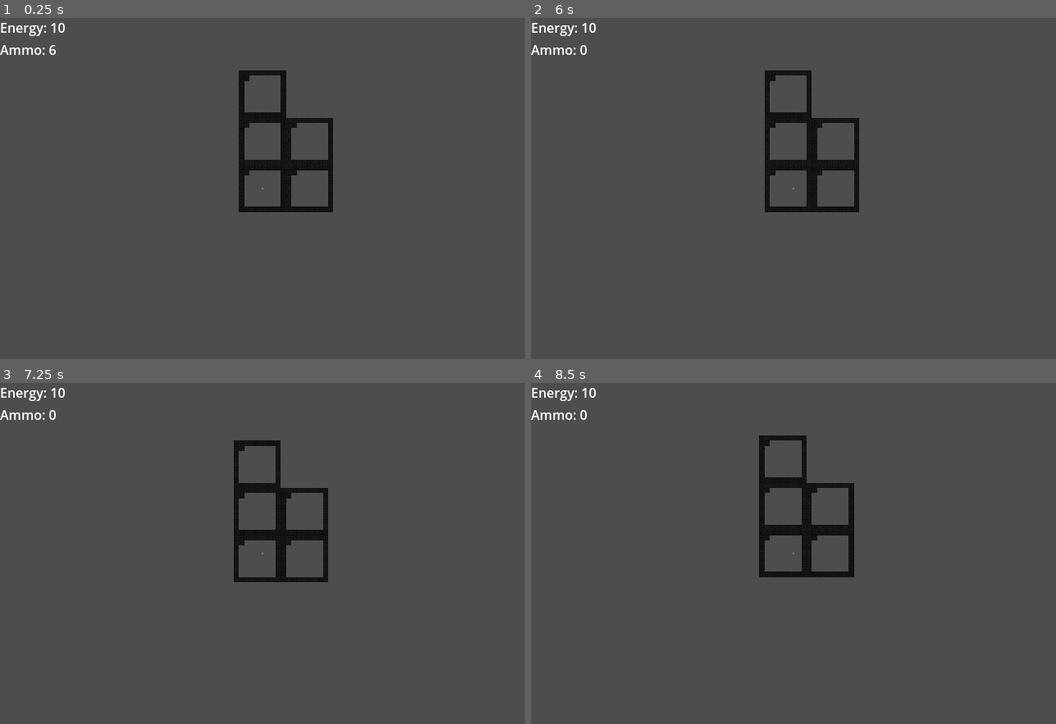
Above: before the commit, frames 1-4 (two rows, left to right).
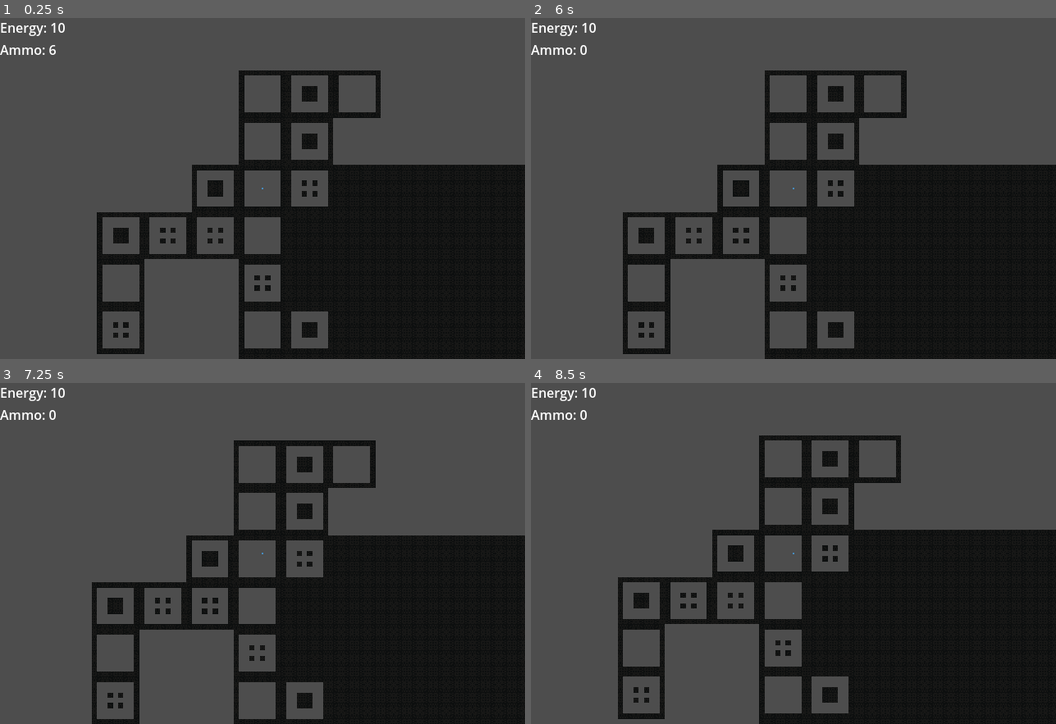
Above: after the commit, the same moments.

Repository: MaxMph/Hullbreak
Game: Godot game, scene res://map_gen_3.tscn
Two runs of this game, one before a commit and one after it. Both use one fixed random seed, a clock stepped at 60 frames per second and the inputs below. This scene is started directly instead of the project's main scene. The engine's default icon, where the game draws it, is replaced by a stand-in: a white triangle on a blue panel in a dark square.
Inputs:
- Up to frame 1 (0.25 s): no input
- Up to frame 2 (6 s): tap Enter (ui_accept) at 0.5, 0.77, 1.25, 1.52, 2, 2.75, 3.02, 3.5, 3.77, 4.25, 4.52 s; hold Right (ui_right) 0.53-1.28 s; hold Down (ui_down) 1.28-2.03 s; hold Right (ui_right) 2.03-2.78 s; hold Up (ui_up) 2.78-3.53 s; hold Left (ui_left) 3.53-5.03 s; hold Down (ui_down) 5.03-5.78 s; hold Right (ui_right) from 5.78 s (still down)
- Up to frame 3 (7.25 s): tap Enter (ui_accept) at 6.02, 6.77 s; release Right (ui_right) at 6.53 s; hold Up (ui_up) from 6.53 s (still down)
- Up to frame 4 (8.5 s): release Up (ui_up) at 7.28 s; hold Right (ui_right) 7.28-8.03 s; tap Enter (ui_accept) at 7.52 s; hold Down (ui_down) from 8.03 s (still down)

The runs differ from the first frame. In frame 1, 31% of the frame differs, in the area x 18-100%, y 15-100%; in frame 2, 31%; in frame 3, 30%; in frame 4, 32%, in the area x 16-100%, y 15-100%.

Commit message:
day 6

Diff:
--- a/hullbreak/map_gen_3.gd
+++ b/hullbreak/map_gen_3.gd
@@ -3,19 +3,39 @@
 @export var rooms: Dictionary = {
 	"homeroom": preload("res://rooms/home_room.tscn"),
 	"basic": preload("res://rooms/room_1.tscn"),
+	"fill": preload("res://rooms/filled_room.tscn"),
 }
 
+@export var rooms_array: Array = [preload("res://rooms/room_1.tscn"), preload("res://rooms/room_2.tscn"), preload("res://rooms/room_3.tscn")]
+
 @export var cell_size = 9
-@export var cells = 6
+@export var max_cells = 6
+@export var cells = 0
 @export var used_cells = []
-@export var bounds = 100
+@export var bounds = 20
 
 var cur_cell = Vector2(0, 0)
 
 func _ready() -> void:
-	#add_child(rooms["homeroom"].instantiate())
-	add_room(Vector2(0, 0))
-	for i in range(0, 4):
+	add_child(rooms["homeroom"].instantiate())
+	#add_room(Vector2(0, 0))
+	used_cells.append(Vector2(0, 0))
+	cur_cell = Vector2(0, 0)
+	get_next_room()
+	cur_cell = Vector2.ZERO
+	cells = 0
+	get_next_room()
+	cur_cell = Vector2.ZERO
+	cells = 0
+	get_next_room()
+
+	fill()
+
+func _process(delta: float) -> void:
+	pass
+
+func get_next_room():
+	while cells < max_cells:
 		#add_room(Vector2(0, i))
 		var goodcell = true
 		var nextcell = cur_cell + rand_dir()
@@ -25,14 +45,12 @@
 				goodcell = false
 		if goodcell == true:
 			add_room(nextcell)
+			cells += 1
 
-	fill()
-
-func _process(delta: float) -> void:
-	pass
 
 func add_room(cell):
-	var new_room = rooms["basic"].instantiate()
+	#var new_room = rooms["basic"].instantiate()
+	var new_room = rooms_array[randi_range(0, rooms_array.size() - 1)].instantiate()
 	new_room.global_position = cell2pos(cell)
 	add_child(new_room)
 	used_cells.append(cell)
@@ -59,4 +77,17 @@
 			return Vector2(-1, 0)
 
 func fill():
-	pass
+	for x in range(bounds):
+		for y in range(bounds):
+			if check_cell(Vector2(x, y)) == false:
+				var newroom = rooms["fill"].instantiate()
+				newroom.global_position = cell2pos(Vector2(x, y))
+				add_child(newroom)
+				used_cells.append(Vector2(x, y))
+
+func check_cell(cell):
+	#var usable = true
+	for i in used_cells:
+		if i == cell:
+			return true
+	return false
--- /dev/null
+++ b/hullbreak/rooms/filled_room.tscn
@@ -0,0 +1,247 @@
+[gd_scene load_steps=2 format=3 uid="uid://dx0a8tlbb3i21"]
+
+[ext_resource type="PackedScene" uid="uid://wacbdktu856o" path="res://scripts/wall.tscn" id="1_g42tb"]
+
+[node name="room 1" type="Node2D"]
+
+[node name="wall7" parent="." instance=ExtResource("1_g42tb")]
+position = Vector2(-128, -128)
+
+[node name="wall8" parent="." instance=ExtResource("1_g42tb")]
+position = Vector2(-128, 128)
+
+[node name="wall25" parent="." instance=ExtResource("1_g42tb")]
+position = Vector2(-96, -128)
+
+[node name="wall26" parent="." instance=ExtResource("1_g42tb")]
+position = Vector2(-96, 128)
+
+[node name="wall27" parent="." instance=ExtResource("1_g42tb")]
+position = Vector2(-64, -128)
+
+[node name="wall28" parent="." instance=ExtResource("1_g42tb")]
+position = Vector2(-64, 128)
+
+[node name="wall29" parent="." instance=ExtResource("1_g42tb")]
+position = Vector2(-32, -128)
+
+[node name="wall30" parent="." instance=ExtResource("1_g42tb")]
+position = Vector2(-32, 128)
+
+[node name="wall31" parent="." instance=ExtResource("1_g42tb")]
+position = Vector2(32, -128)
+
+[node name="wall32" parent="." instance=ExtResource("1_g42tb")]
+position = Vector2(32, 128)
+
+[node name="wall33" parent="." instance=ExtResource("1_g42tb")]
+position = Vector2(64, -128)
+
+[node name="wall34" parent="." instance=ExtResource("1_g42tb")]
+position = Vector2(64, 128)
+
+[node name="wall35" parent="." instance=ExtResource("1_g42tb")]
+position = Vector2(96, -128)
+
+[node name="wall36" parent="." instance=ExtResource("1_g42tb")]
+position = Vector2(96, 128)
+
+[node name="wall9" parent="." instance=ExtResource("1_g42tb")]
+position = Vector2(128, -128)
+
+[node name="wall13" parent="." instance=ExtResource("1_g42tb")]
+position = Vector2(-128, -96)
+
+[node name="wall14" parent="." instance=ExtResource("1_g42tb")]
+position = Vector2(128, -96)
+
+[node name="wall15" parent="." instance=ExtResource("1_g42tb")]
+position = Vector2(-128, -64)
+
+[node name="wall16" parent="." instance=ExtResource("1_g42tb")]
+position = Vector2(128, -64)
+
+[node name="wall17" parent="." instance=ExtResource("1_g42tb")]
+position = Vector2(-128, -32)
+
+[node name="wall18" parent="." instance=ExtResource("1_g42tb")]
+position = Vector2(128, -32)
+
+[node name="wall19" parent="." instance=ExtResource("1_g42tb")]
+position = Vector2(-128, 32)
+
+[node name="wall20" parent="." instance=ExtResource("1_g42tb")]
+position = Vector2(128, 32)
+
+[node name="wall21" parent="." instance=ExtResource("1_g42tb")]
+position = Vector2(-128, 64)
+
+[node name="wall22" parent="." instance=ExtResource("1_g42tb")]
+position = Vector2(128, 64)
+
+[node name="wall23" parent="." instance=ExtResource("1_g42tb")]
+position = Vector2(-128, 96)
+
+[node name="wall24" parent="." instance=ExtResource("1_g42tb")]
+position = Vector2(128, 96)
+
+[node name="wall10" parent="." instance=ExtResource("1_g42tb")]
+position = Vector2(128, 128)
+
+[node name="wall11" parent="." instance=ExtResource("1_g42tb")]
+position = Vector2(0, -128)
+
+[node name="wall37" parent="." instance=ExtResource("1_g42tb")]
+position = Vector2(-96, -96)
+
+[node name="wall38" parent="." instance=ExtResource("1_g42tb")]
+position = Vector2(-64, -96)
+
+[node name="wall39" parent="." instance=ExtResource("1_g42tb")]
+position = Vector2(-32, -96)
+
+[node name="wall40" parent="." instance=ExtResource("1_g42tb")]
+position = Vector2(32, -96)
+
+[node name="wall41" parent="." instance=ExtResource("1_g42tb")]
+position = Vector2(64, -96)
+
+[node name="wall42" parent="." instance=ExtResource("1_g42tb")]
+position = Vector2(96, -96)
+
+[node name="wall43" parent="." instance=ExtResource("1_g42tb")]
+position = Vector2(0, -96)
+
+[node name="wall44" parent="." instance=ExtResource("1_g42tb")]
+position = Vector2(-96, -64)
+
+[node name="wall45" parent="." instance=ExtResource("1_g42tb")]
+position = Vector2(-64, -64)
+
+[node name="wall46" parent="." instance=ExtResource("1_g42tb")]
+position = Vector2(-32, -64)
+
+[node name="wall47" parent="." instance=ExtResource("1_g42tb")]
+position = Vector2(32, -64)
+
+[node name="wall48" parent="." instance=ExtResource("1_g42tb")]
+position = Vector2(64, -64)
+
+[node name="wall49" parent="." instance=ExtResource("1_g42tb")]
+position = Vector2(96, -64)
+
+[node name="wall50" parent="." instance=ExtResource("1_g42tb")]
+position = Vector2(0, -64)
+
+[node name="wall51" parent="." instance=ExtResource("1_g42tb")]
+position = Vector2(-96, -32)
+
+[node name="wall52" parent="." instance=ExtResource("1_g42tb")]
+position = Vector2(-64, -32)
+
+[node name="wall53" parent="." instance=ExtResource("1_g42tb")]
+position = Vector2(-32, -32)
+
+[node name="wall54" parent="." instance=ExtResource("1_g42tb")]
+position = Vector2(32, -32)
+
+[node name="wall55" parent="." instance=ExtResource("1_g42tb")]
+position = Vector2(64, -32)
+
+[node name="wall56" parent="." instance=ExtResource("1_g42tb")]
+position = Vector2(96, -32)
+
+[node name="wall57" parent="." instance=ExtResource("1_g42tb")]
+position = Vector2(0, -32)
+
+[node name="wall58" parent="." instance=ExtResource("1_g42tb")]
+position = Vector2(-96, 0)
+
+[node name="wall59" parent="." instance=ExtResource("1_g42tb")]
+position = Vector2(-64, 0)
+
+[node name="wall60" parent="." instance=ExtResource("1_g42tb")]
+position = Vector2(-32, 0)
+
+[node name="wall61" parent="." instance=ExtResource("1_g42tb")]
+position = Vector2(32, 0)
+
+[node name="wall62" parent="." instance=ExtResource("1_g42tb")]
+position = Vector2(64, 0)
+
+[node name="wall63" parent="." instance=ExtResource("1_g42tb")]
+position = Vector2(96, 0)
+
+[node name="wall64" parent="." instance=ExtResource("1_g42tb")]
+
+[node name="wall65" parent="." instance=ExtResource("1_g42tb")]
+position = Vector2(-96, 32)
+
+[node name="wall66" parent="." instance=ExtResource("1_g42tb")]
+position = Vector2(-64, 32)
+
+[node name="wall67" parent="." instance=ExtResource("1_g42tb")]
+position = Vector2(-32, 32)
+
+[node name="wall68" parent="." instance=ExtResource("1_g42tb")]
+position = Vector2(32, 32)
+
+[node name="wall69" parent="." instance=ExtResource("1_g42tb")]
+position = Vector2(64, 32)
+
+[node name="wall70" parent="." instance=ExtResource("1_g42tb")]
+position = Vector2(96, 32)
+
+[node name="wall71" parent="." instance=ExtResource("1_g42tb")]
+position = Vector2(0, 32)
+
+[node name="wall72" parent="." instance=ExtResource("1_g42tb")]
+position = Vector2(-96, 64)
+
+[node name="wall73" parent="." instance=ExtResource("1_g42tb")]
+position = Vector2(-64, 64)
+
+[node name="wall74" parent="." instance=ExtResource("1_g42tb")]
+position = Vector2(-32, 64)
+
+[node name="wall75" parent="." instance=ExtResource("1_g42tb")]
+position = Vector2(32, 64)
+
+[node name="wall76" parent="." instance=ExtResource("1_g42tb")]
+position = Vector2(64, 64)
+
+[node name="wall77" parent="." instance=ExtResource("1_g42tb")]
+position = Vector2(96, 64)
+
+[node name="wall78" parent="." instance=ExtResource("1_g42tb")]
+position = Vector2(0, 64)
+
+[node name="wall79" parent="." instance=ExtResource("1_g42tb")]
+position = Vector2(-96, 96)
+
+[node name="wall80" parent="." instance=ExtResource("1_g42tb")]
+position = Vector2(-64, 96)
+
+[node name="wall81" parent="." instance=ExtResource("1_g42tb")]
+position = Vector2(-32, 96)
+
+[node name="wall82" parent="." instance=ExtResource("1_g42tb")]
+position = Vector2(32, 96)
+
+[node name="wall83" parent="." instance=ExtResource("1_g42tb")]
+position = Vector2(64, 96)
+
+[node name="wall84" parent="." instance=ExtResource("1_g42tb")]
+position = Vector2(96, 96)
+
+[node name="wall85" parent="." instance=ExtResource("1_g42tb")]
+position = Vector2(0, 96)
+
+[node name="wall12" parent="." instance=ExtResource("1_g42tb")]
+position = Vector2(0, 128)
+
+[node name="wall2" parent="." instance=ExtResource("1_g42tb")]
+position = Vector2(-128, 0)
+
+[node name="wall3" parent="." instance=ExtResource("1_g42tb")]
+position = Vector2(128, 0)
--- a/hullbreak/rooms/room_1.tscn
+++ b/hullbreak/rooms/room_1.tscn
@@ -6,9 +6,6 @@
 
 [node name="wall7" parent="." instance=ExtResource("1_2otyv")]
 position = Vector2(-128, -128)
-
-[node name="wall37" parent="." instance=ExtResource("1_2otyv")]
-position = Vector2(-96, -96)
 
 [node name="wall8" parent="." instance=ExtResource("1_2otyv")]
 position = Vector2(-128, 128)
--- /dev/null
+++ b/hullbreak/rooms/room_2.tscn
@@ -0,0 +1,127 @@
+[gd_scene load_steps=2 format=3 uid="uid://dipa3nayw7p15"]
+
+[ext_resource type="PackedScene" uid="uid://wacbdktu856o" path="res://scripts/wall.tscn" id="1_secxv"]
+
+[node name="room 1" type="Node2D"]
+
+[node name="wall7" parent="." instance=ExtResource("1_secxv")]
+position = Vector2(-128, -128)
+
+[node name="wall37" parent="." instance=ExtResource("1_secxv")]
+position = Vector2(-32, 0)
+
+[node name="wall39" parent="." instance=ExtResource("1_secxv")]
+
+[node name="wall40" parent="." instance=ExtResource("1_secxv")]
+position = Vector2(32, 0)
+
+[node name="wall41" parent="." instance=ExtResource("1_secxv")]
+position = Vector2(0, 32)
+
+[node name="wall42" parent="." instance=ExtResource("1_secxv")]
+position = Vector2(-32, 32)
+
+[node name="wall43" parent="." instance=ExtResource("1_secxv")]
+position = Vector2(-32, -32)
+
+[node name="wall44" parent="." instance=ExtResource("1_secxv")]
+position = Vector2(32, -32)
+
+[node name="wall45" parent="." instance=ExtResource("1_secxv")]
+position = Vector2(32, 32)
+
+[node name="wall38" parent="." instance=ExtResource("1_secxv")]
+position = Vector2(0, -32)
+
+[node name="wall8" parent="." instance=ExtResource("1_secxv")]
+position = Vector2(-128, 128)
+
+[node name="wall25" parent="." instance=ExtResource("1_secxv")]
+position = Vector2(-96, -128)
+
+[node name="wall26" parent="." instance=ExtResource("1_secxv")]
+position = Vector2(-96, 128)
+
+[node name="wall27" parent="." instance=ExtResource("1_secxv")]
+position = Vector2(-64, -128)
+
+[node name="wall28" parent="." instance=ExtResource("1_secxv")]
+position = Vector2(-64, 128)
+
+[node name="wall29" parent="." instance=ExtResource("1_secxv")]
+position = Vector2(-32, -128)
+
+[node name="wall30" parent="." instance=ExtResource("1_secxv")]
+position = Vector2(-32, 128)
+
+[node name="wall31" parent="." instance=ExtResource("1_secxv")]
+position = Vector2(32, -128)
+
+[node name="wall32" parent="." instance=ExtResource("1_secxv")]
+position = Vector2(32, 128)
+
+[node name="wall33" parent="." instance=ExtResource("1_secxv")]
+position = Vector2(64, -128)
+
+[node name="wall34" parent="." instance=ExtResource("1_secxv")]
+position = Vector2(64, 128)
+
+[node name="wall35" parent="." instance=ExtResource("1_secxv")]
+position = Vector2(96, -128)
+
+[node name="wall36" parent="." instance=ExtResource("1_secxv")]
+position = Vector2(96, 128)
+
+[node name="wall9" parent="." instance=ExtResource("1_secxv")]
+position = Vector2(128, -128)
+
+[node name="wall13" parent="." instance=ExtResource("1_secxv")]
+position = Vector2(-128, -96)
+
+[node name="wall14" parent="." instance=ExtResource("1_secxv")]
+position = Vector2(128, -96)
+
+[node name="wall15" parent="." instance=ExtResource("1_secxv")]
+position = Vector2(-128, -64)
+
+[node name="wall16" parent="." instance=ExtResource("1_secxv")]
+position = Vector2(128, -64)
+
+[node name="wall17" parent="." instance=ExtResource("1_secxv")]
+position = Vector2(-128, -32)
+
+[node name="wall18" parent="." instance=ExtResource("1_secxv")]
+position = Vector2(128, -32)
+
+[node name="wall19" parent="." instance=ExtResource("1_secxv")]
+position = Vector2(-128, 32)
+
+[node name="wall20" parent="." instance=ExtResource("1_secxv")]
+position = Vector2(128, 32)
+
+[node name="wall21" parent="." instance=ExtResource("1_secxv")]
+position = Vector2(-128, 64)
+
+[node name="wall22" parent="." instance=ExtResource("1_secxv")]
+position = Vector2(128, 64)
+
+[node name="wall23" parent="." instance=ExtResource("1_secxv")]
+position = Vector2(-128, 96)
+
+[node name="wall24" parent="." instance=ExtResource("1_secxv")]
+position = Vector2(128, 96)
+
+[node name="wall10" parent="." instance=ExtResource("1_secxv")]
+position = Vector2(128, 128)
+
+[node name="wall11" parent="." instance=ExtResource("1_secxv")]
+position = Vector2(0, -128)
+
+[node name="wall12" parent="." instance=ExtResource("1_secxv")]
+position = Vector2(0, 128)
+
+[node name="wall2" parent="." instance=ExtResource("1_secxv")]
+position = Vector2(-128, 0)
+
+[node name="wall3" parent="." instance=ExtResource("1_secxv")]
+position = Vector2(128, 0)
--- /dev/null
+++ b/hullbreak/rooms/room_3.tscn
@@ -0,0 +1,113 @@
+[gd_scene load_steps=2 format=3 uid="uid://5xocf2uyw1xs"]
+
+[ext_resource type="PackedScene" uid="uid://wacbdktu856o" path="res://scripts/wall.tscn" id="1_ugu2v"]
+
+[node name="room 1" type="Node2D"]
+
+[node name="wall7" parent="." instance=ExtResource("1_ugu2v")]
+position = Vector2(-128, -128)
+
+[node name="wall42" parent="." instance=ExtResource("1_ugu2v")]
+position = Vector2(-32, 32)
+
+[node name="wall43" parent="." instance=ExtResource("1_ugu2v")]
+position = Vector2(-32, -32)
+
+[node name="wall44" parent="." instance=ExtResource("1_ugu2v")]
+position = Vector2(32, -32)
+
+[node name="wall45" parent="." instance=ExtResource("1_ugu2v")]
+position = Vector2(32, 32)
+
+[node name="wall8" parent="." instance=ExtResource("1_ugu2v")]
+position = Vector2(-128, 128)
+
+[node name="wall25" parent="." instance=ExtResource("1_ugu2v")]
+position = Vector2(-96, -128)
+
+[node name="wall26" parent="." instance=ExtResource("1_ugu2v")]
+position = Vector2(-96, 128)
+
+[node name="wall27" parent="." instance=ExtResource("1_ugu2v")]
+position = Vector2(-64, -128)
+
+[node name="wall28" parent="." instance=ExtResource("1_ugu2v")]
+position = Vector2(-64, 128)
+
+[node name="wall29" parent="." instance=ExtResource("1_ugu2v")]
+position = Vector2(-32, -128)
+
+[node name="wall30" parent="." instance=ExtResource("1_ugu2v")]
+position = Vector2(-32, 128)
+
+[node name="wall31" parent="." instance=ExtResource("1_ugu2v")]
+position = Vector2(32, -128)
+
+[node name="wall32" parent="." instance=ExtResource("1_ugu2v")]
+position = Vector2(32, 128)
+
+[node name="wall33" parent="." instance=ExtResource("1_ugu2v")]
+position = Vector2(64, -128)
+
+[node name="wall34" parent="." instance=ExtResource("1_ugu2v")]
+position = Vector2(64, 128)
+
+[node name="wall35" parent="." instance=ExtResource("1_ugu2v")]
+position = Vector2(96, -128)
+
+[node name="wall36" parent="." instance=ExtResource("1_ugu2v")]
+position = Vector2(96, 128)
+
+[node name="wall9" parent="." instance=ExtResource("1_ugu2v")]
+position = Vector2(128, -128)
+
+[node name="wall13" parent="." instance=ExtResource("1_ugu2v")]
+position = Vector2(-128, -96)
+
+[node name="wall14" parent="." instance=ExtResource("1_ugu2v")]
+position = Vector2(128, -96)
+
+[node name="wall15" parent="." instance=ExtResource("1_ugu2v")]
+position = Vector2(-128, -64)
+
+[node name="wall16" parent="." instance=ExtResource("1_ugu2v")]
+position = Vector2(128, -64)
+
+[node name="wall17" parent="." instance=ExtResource("1_ugu2v")]
+position = Vector2(-128, -32)
+
+[node name="wall18" parent="." instance=ExtResource("1_ugu2v")]
+position = Vector2(128, -32)
+
+[node name="wall19" parent="." instance=ExtResource("1_ugu2v")]
+position = Vector2(-128, 32)
+
+[node name="wall20" parent="." instance=ExtResource("1_ugu2v")]
+position = Vector2(128, 32)
+
+[node name="wall21" parent="." instance=ExtResource("1_ugu2v")]
+position = Vector2(-128, 64)
+
+[node name="wall22" parent="." instance=ExtResource("1_ugu2v")]
+position = Vector2(128, 64)
+
+[node name="wall23" parent="." instance=ExtResource("1_ugu2v")]
+position = Vector2(-128, 96)
+
+[node name="wall24" parent="." instance=ExtResource("1_ugu2v")]
+position = Vector2(128, 96)
+
+[node name="wall10" parent="." instance=ExtResource("1_ugu2v")]
+position = Vector2(128, 128)
+
+[node name="wall11" parent="." instance=ExtResource("1_ugu2v")]
+position = Vector2(0, -128)
+
+[node name="wall12" parent="." instance=ExtResource("1_ugu2v")]
+position = Vector2(0, 128)
+
+[node name="wall2" parent="." instance=ExtResource("1_ugu2v")]
+position = Vector2(-128, 0)
+
+[node name="wall3" parent="." instance=ExtResource("1_ugu2v")]
+position = Vector2(128, 0)
Not shown, changed: Devlog.md
